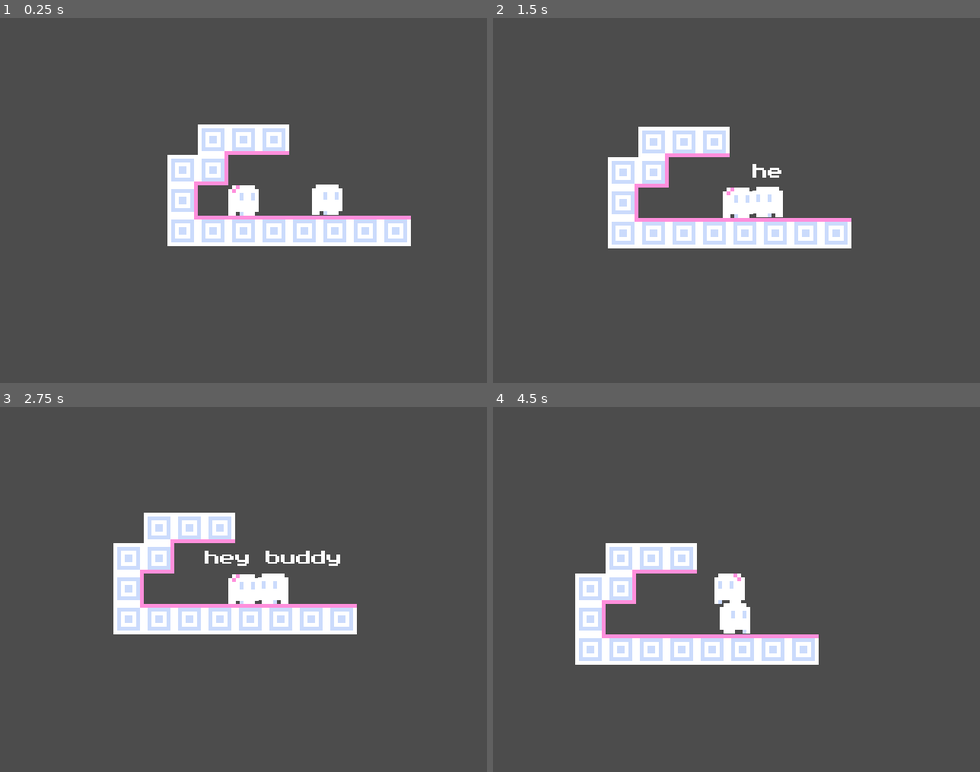
Above: before the commit, frames 1-4 (two rows, left to right).
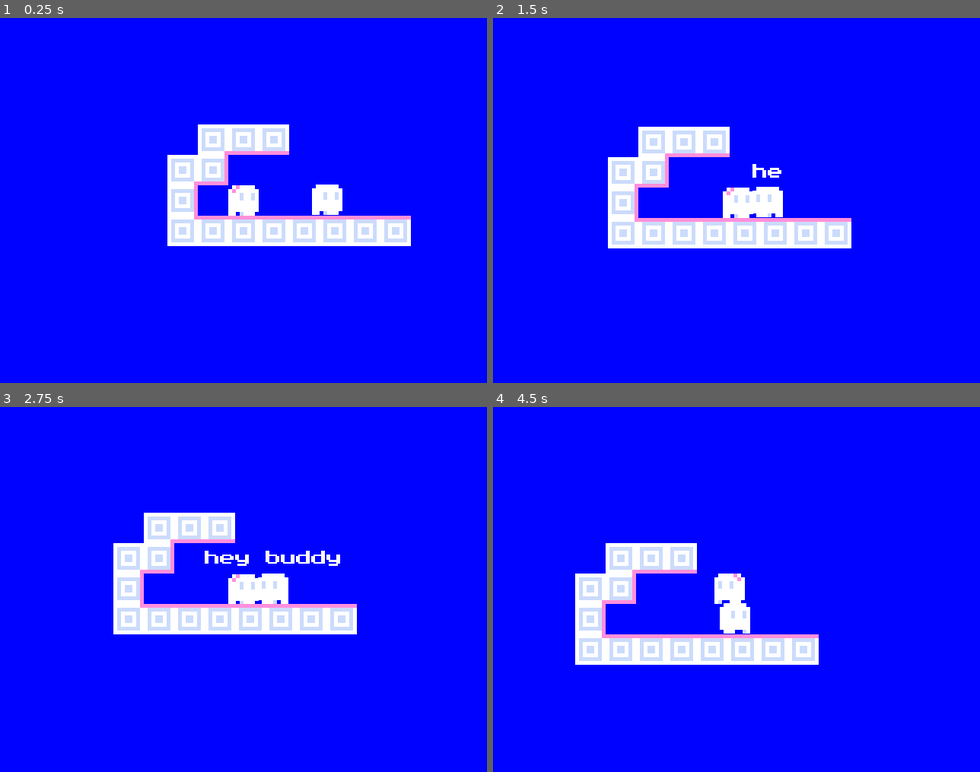
Above: after the commit, the same moments.

Repository: 2qar/ghost-game
Game: Godot game, scene res://world.tscn
The game is run twice, just before and just after one commit, with the same random seed, the same clock (stepped at 60 frames per second) and the same inputs.
Inputs:
- Up to frame 1 (0.25 s): no input
- Up to frame 2 (1.5 s): hold D (right) from 0.53 s (still down); tap Z (talk) at 0.6, 1.35 s; tap Space (jump) at 0.77 s
- Up to frame 3 (2.75 s): tap Space (jump) at 1.52 s; release D (right) at 2.03 s; hold A (left) from 2.03 s (still down); tap Z (talk) at 2.1 s
- Up to frame 4 (4.5 s): release A (left) at 2.78 s; hold D (right) 2.78-4.28 s; tap Z (talk) at 2.85, 3.6, 4.35 s; tap Space (jump) at 3.02, 3.77 s; hold A (left) from 4.28 s (still down)

The runs differ from the first frame. In frame 1, 92% of the frame differs, in the area x 0-100%, y 0-100%; in frame 2, 92%; in frame 3, 91%; in frame 4, 92%.

Commit message:
keep window size, bg color

Diff:
--- a/project.godot
+++ b/project.godot
@@ -24,6 +24,8 @@
 window/size/width=640
 window/size/height=480
 window/size/resizable=false
+window/stretch/mode="viewport"
+window/stretch/aspect="keep"
 
 [input]
 
@@ -58,4 +60,5 @@
 quality/driver/driver_name="GLES2"
 vram_compression/import_etc=true
 vram_compression/import_etc2=false
+environment/default_clear_color=Color( 0, 0.00784314, 1, 1 )
 environment/default_environment="res://default_env.tres"
